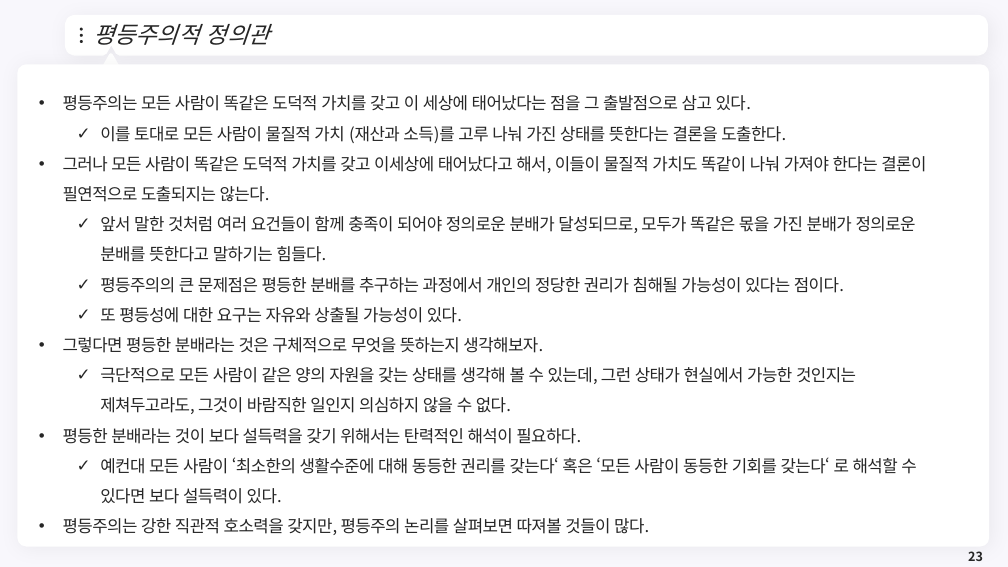
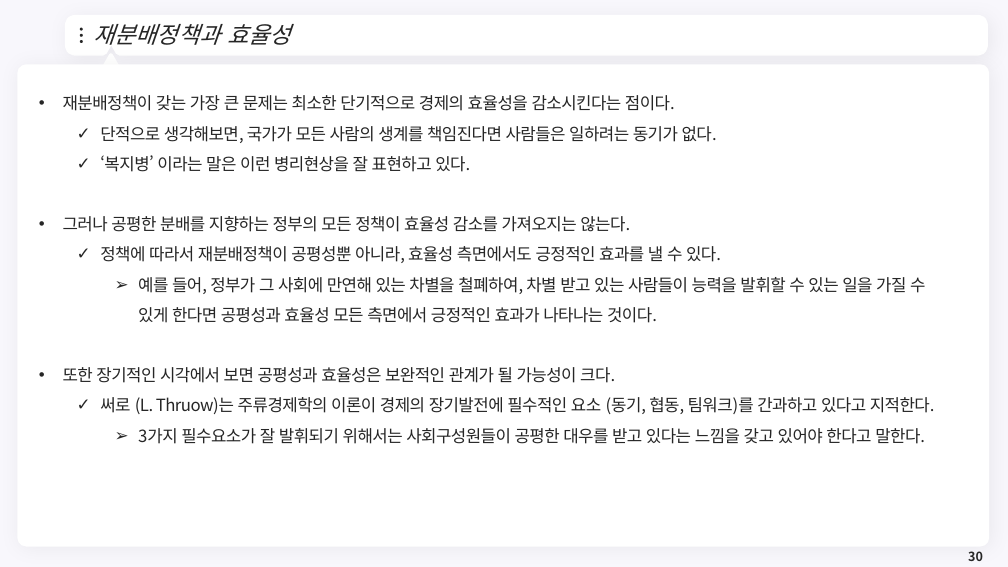
Before and after one commit to meandthey/Teaching, a slide deck: slide 30 of 재정학/01_Lectures/재정학_Chapter_9.pptx (slide 23 before the commit). Drawn at 1008x567 pixels with LibreOffice and Linux fonts; fonts in the diff are those of the drawing; background and template pictures are left out. Boxes give left, top, right and bottom in pixels: in the first picture for what was removed or moved away, otherwise in the second. Text is boxed around its words. In the diff, an @@ line names an element or a change of style, - is before the commit and + after.

```diff
--- a/재정학/01_Lectures/재정학_Chapter_9.pptx
+++ b/재정학/01_Lectures/재정학_Chapter_9.pptx
@@ title at (93, 24, 291, 45): text changed @@
-평등주의적 정의관
+재분배정책과 효율성
@@ text at (63, 95, 935, 444): text changed @@
-• 평등주의는 모든 사람이 똑같은 도덕적 가치를 갖고 이 세상에 태어났다는 점을 그 출발점으로 삼고 있다.
-  ✓ 이를 토대로 모든 사람이 물질적 가치 (재산과 소득)를 고루 나눠 가진 상태를 뜻한다는 결론을 도출한다.
-• 그러나 모든 사람이 똑같은 도덕적 가치를 갖고 이세상에 태어났다고 해서, 이들이 물질적 가치도 똑같이 나눠 가져야 한다는 결론이 필연적으로 도출되지는 않는다.
-  ✓ 앞서 말한 것처럼 여러 요건들이 함께 충족이 되어야 정의로운 분배가 달성되므로, 모두가 똑같은 몫을 가진 분배가 정의로운 분배를 뜻한다고 말하기는 힘들다.
-  ✓ 평등주의의 큰 문제점은 평등한 분배를 추구하는 과정에서 개인의 정당한 권리가 침해될 가능성이 있다는 점이다.
-  ✓ 또 평등성에 대한 요구는 자유와 상출될 가능성이 있다.
-• 그렇다면 평등한 분배라는 것은 구체적으로 무엇을 뜻하는지 생각해보자.
-  ✓ 극단적으로 모든 사람이 같은 양의 자원을 갖는 상태를 생각해 볼 수 있는데, 그런 상태가 현실에서 가능한 것인지는 제쳐두고라도, 그것이 바람직한 일인지 의심하지 않을 수 없다.
-• 평등한 분배라는 것이 보다 설득력을 갖기 위해서는 탄력적인 해석이 필요하다.
-  ✓ 예컨대 모든 사람이 ‘최소한의 생활수준에 대해 동등한 권리를 갖는다‘ 혹은 ‘모든 사람이 동등한 기회를 갖는다‘ 로 해석할 수 있다면 보다 설득력이 있다.
-• 평등주의는 강한 직관적 호소력을 갖지만, 평등주의 논리를 살펴보면 따져볼 것들이 많다.
+• 재분배정책이 갖는 가장 큰 문제는 최소한 단기적으로 경제의 효율성을 감소시킨다는 점이다.
+  ✓ 단적으로 생각해보면, 국가가 모든 사람의 생계를 책임진다면 사람들은 일하려는 동기가 없다.
+  ✓ ‘복지병’ 이라는 말은 이런 병리현상을 잘 표현하고 있다.
+• 그러나 공평한 분배를 지향하는 정부의 모든 정책이 효율성 감소를 가져오지는 않는다.
+  ✓ 정책에 따라서 재분배정책이 공평성뿐 아니라, 효율성 측면에서도 긍정적인 효과를 낼 수 있다.
+    ➢ 예를 들어, 정부가 그 사회에 만연해 있는 차별을 철폐하여, 차별 받고 있는 사람들이 능력을 발휘할 수 있는 일을 가질 수 있게 한다면 공평성과 효율성 모든 측면에서 긍정적인 효과가 나타나는 것이다.
+• 또한 장기적인 시각에서 보면 공평성과 효율성은 보완적인 관계가 될 가능성이 크다.
+  ✓ 써로 (L. Thruow)는 주류경제학의 이론이 경제의 장기발전에 필수적인 요소 (동기, 협동, 팀워크)를 간과하고 있다고 지적한다.
+    ➢ 3가지 필수요소가 잘 발휘되기 위해서는 사회구성원들이 공평한 대우를 받고 있다는 느낌을 갖고 있어야 한다고 말한다.
@@ page number at (968, 551, 983, 561): text changed @@
-23
+30
```
Also in this commit, not shown: 4 other slides changed, 4 slides added, 71 other files.
